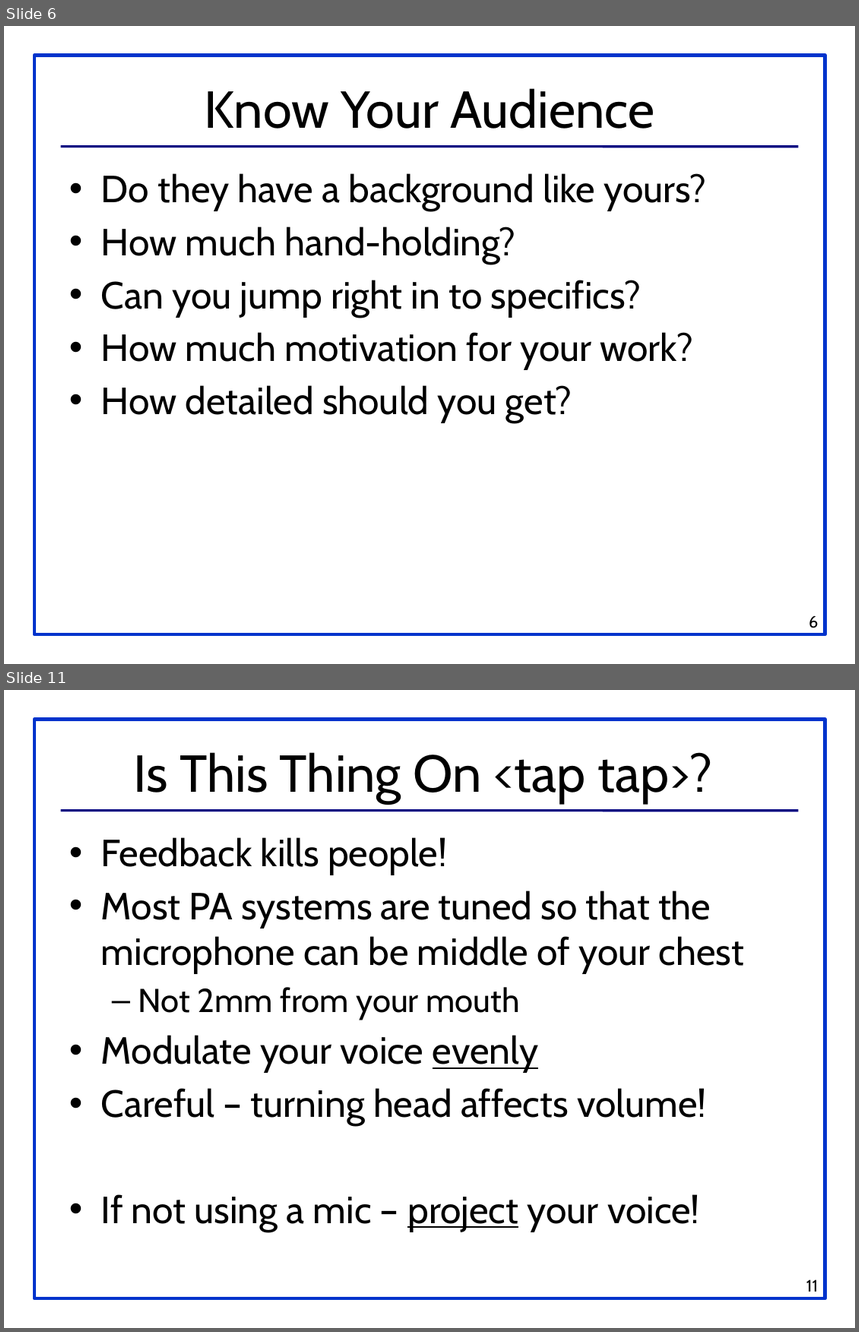
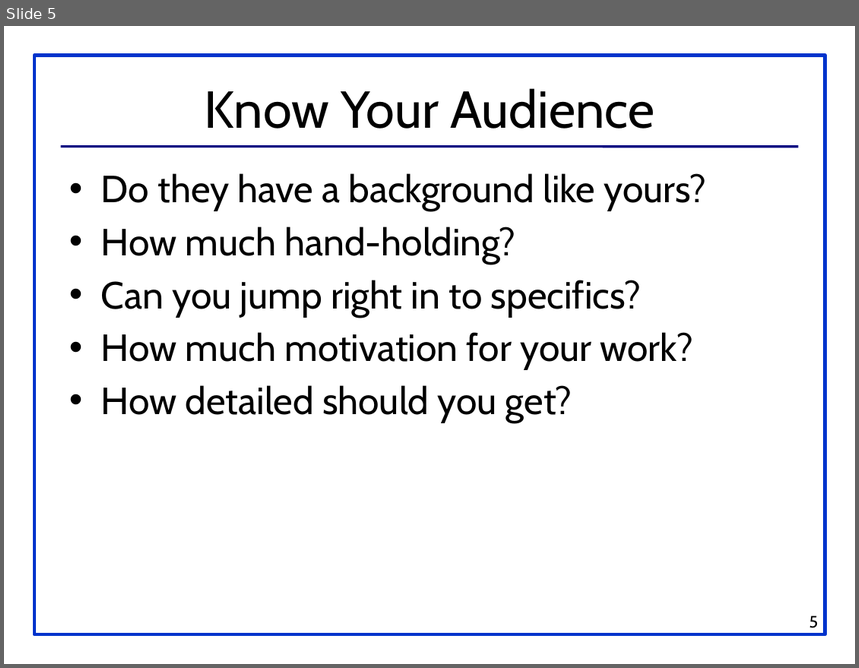
Before and after one commit to alextesy/Hackaton, a slide deck: PresentationGuide.pptx. Shown one above the other, each under a label of ours: slides 6 and 11 before the commit, slide 5 after it; the slides between them are not shown. The pictures are 859x1332 and 859x668 pixels, drawn with LibreOffice and Linux fonts; fonts in the diff are those of the drawing. Boxes give left, top, right and bottom in pixels: in the first picture for what was removed or moved away, otherwise in the second. Text is boxed around its words. In the diff, an @@ line names an element or a change of style, - is before the commit and + after.

```diff
--- a/PresentationGuide.pptx
+++ b/PresentationGuide.pptx
@@ slide 11 removed at <box>4,690,855,1328</box>, background #FFFFFF; not listed: 2 template elements that a slide beside it also shows @@
@@ title removed at <box>134,752,713,804</box> @@
-Is This Thing On <tap tap>?
@@ text removed at <box>101,837,744,1231</box> @@
-• Feedback kills people!
-• Most PA systems are tuned so that the microphone can be middle of your chest
-  – Not 2mm from your mouth
-• Modulate your voice evenly
-• Careful – turning head affects volume!
-• If not using a mic – project your voice!
@@ page number removed at <box>807,1280,818,1292</box> @@
-11
@@ what was slide 6 is now slide 5 @@
@@ page number at <box>810,616,819,629</box>: text changed @@
-6
+5
```
Also in this commit, not shown: 3 slides changed, 45 other slides removed, 1 other file.
